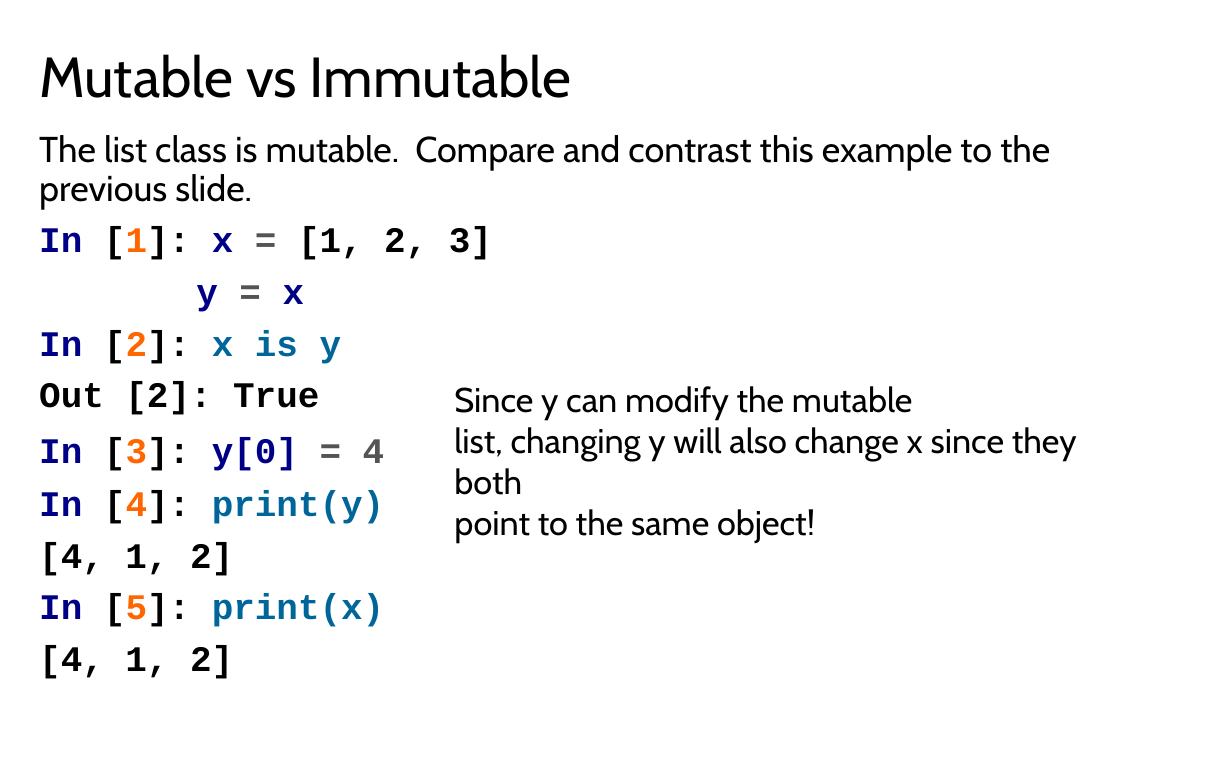
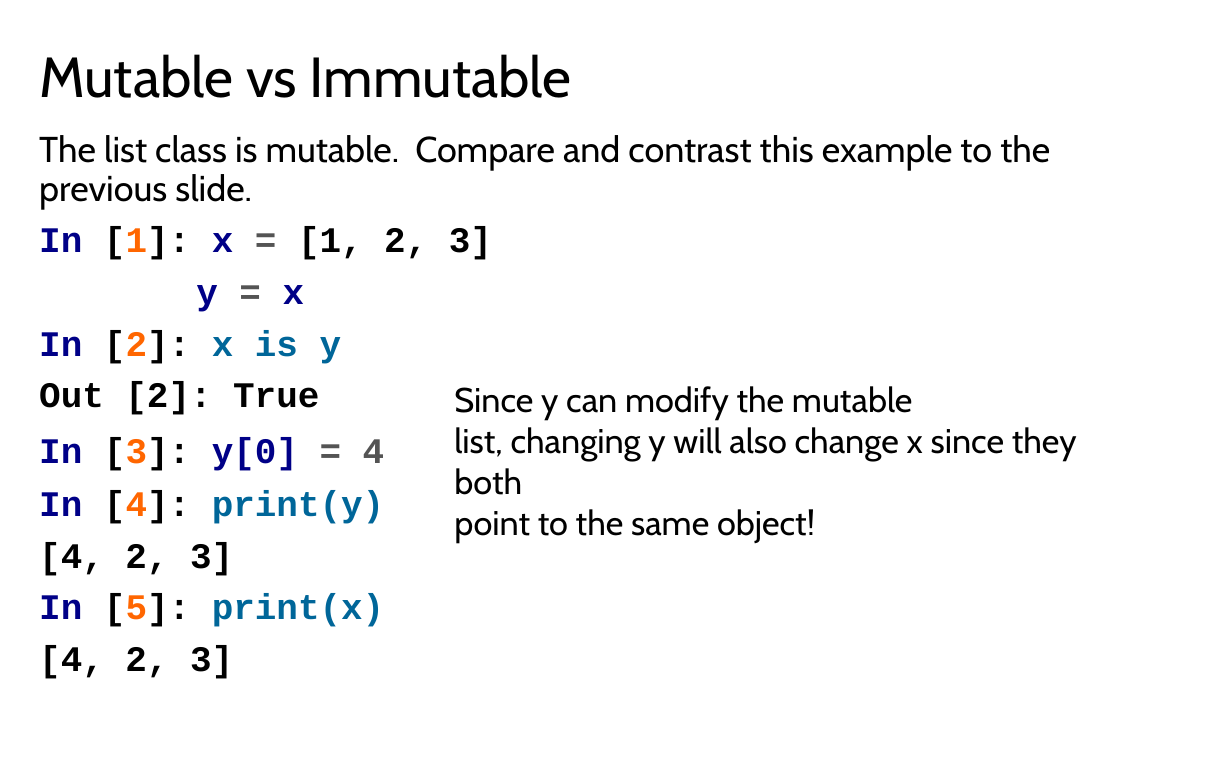
Before and after one commit to LongBaoNguyen/longbaonguyen.github.io, a slide deck: slide 34 of courses/apcsp/lect8.pptx. Drawn at 1232x770 pixels with LibreOffice and Linux fonts; fonts in the diff are those of the drawing. Boxes give left, top, right and bottom in pixels: in the first picture for what was removed or moved away, otherwise in the second. Text is boxed around its words. In the diff, an @@ line names an element or a change of style, - is before the commit and + after.

```diff
--- a/courses/apcsp/lect8.pptx
+++ b/courses/apcsp/lect8.pptx
@@ text at [39,542,233,576]: text changed @@
-[4, 1, 2]
+[4, 2, 3]
@@ text at [39,646,233,679]: text changed @@
-[4, 1, 2]
+[4, 2, 3]
```
Also in this commit, not shown: 1 other file.
